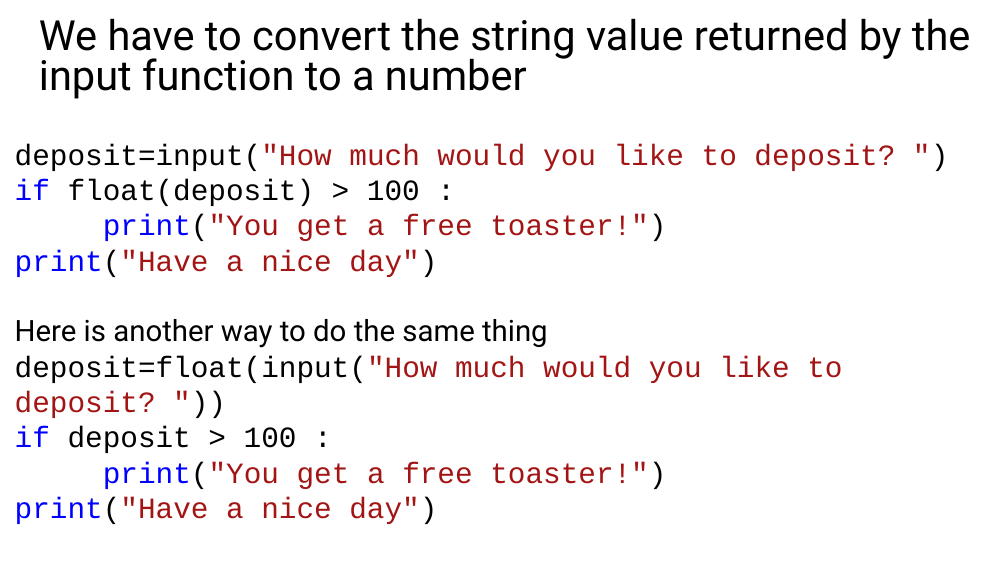
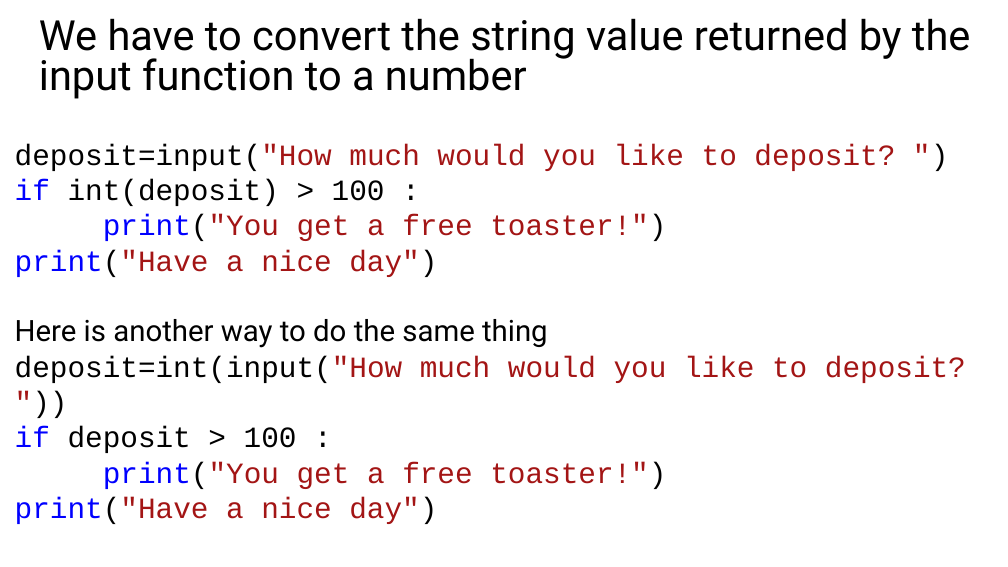
Before and after one commit to GeekTrainer/Introduction-Programming-Python, a slide deck: slide 20 of Office Docs/6 Making decisions with code.pptx. Drawn at 1008x567 pixels with LibreOffice and Linux fonts; fonts in the diff are those of the drawing. Boxes give left, top, right and bottom in pixels: in the first picture for what was removed or moved away, otherwise in the second. Text is boxed around its words. In the diff, an @@ line names an element or a change of style, - is before the commit and + after.

Commit message:
Slide update

```diff
--- a/Office Docs/6 Making decisions with code.pptx
+++ b/Office Docs/6 Making decisions with code.pptx
@@ text at [15, 179, 385, 206]: text changed @@
-if float(deposit) > 100 :
+if int(deposit) > 100 :
@@ text at [15, 356, 966, 383]: text changed @@
-deposit=float(input("How much would you like to deposit? "))
+deposit=int(input("How much would you like to deposit? "))
```
